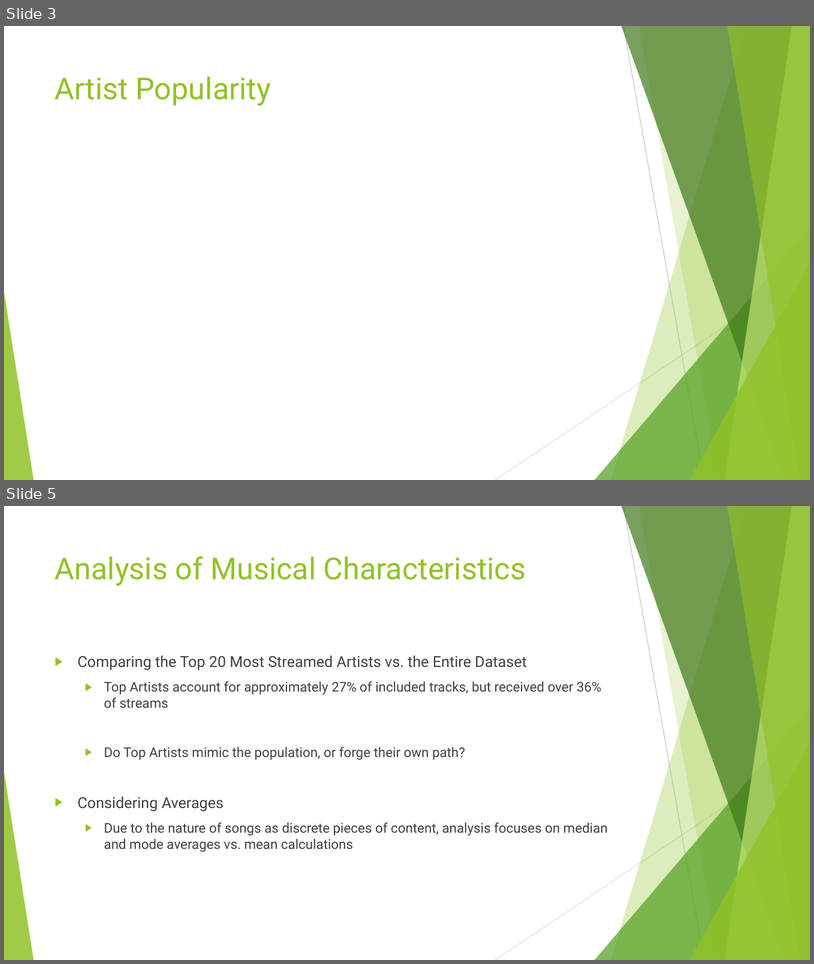
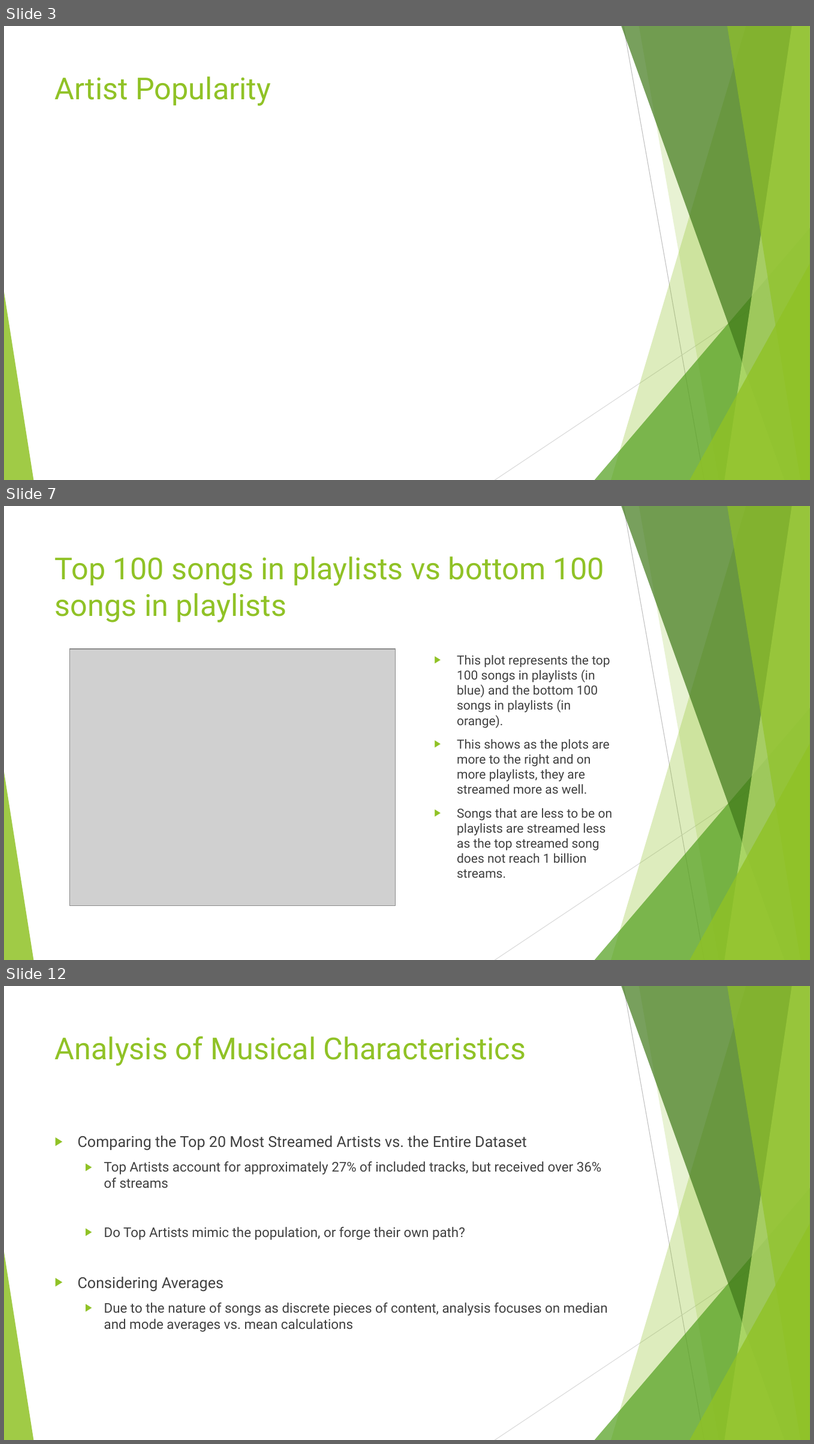
Before and after one commit to d6kramer/project-1-group-08, a slide deck: Project_1_Spotify_2023_Analysis.pptx. Shown one above the other, each under a label of ours: slides 3 and 5 before the commit, slides 3, 7 and 12 after it; the slides between them are not shown. The pictures are 814x964 and 814x1444 pixels, drawn with LibreOffice and Linux fonts; fonts in the diff are those of the drawing; grey boxes stand for pictures. Boxes give left, top, right and bottom in pixels: in the first picture for what was removed or moved away, otherwise in the second. Text is boxed around its words. In the diff, an @@ line names an element or a change of style, - is before the commit and + after.

```diff
--- a/Project_1_Spotify_2023_Analysis.pptx
+++ b/Project_1_Spotify_2023_Analysis.pptx
@@ slide 7 added at [4,506,810,960], background #FFFFFF; not listed: 10 template elements that a slide beside it also shows @@
@@ title added at [55,556,605,622], 36 pt, text #90C226 @@
+Top 100 songs in playlists vs bottom 100 songs in playlists
@@ picture added at [70,649,396,906] @@
@@ text added at [457,655,613,877], 15 pt, text #404040 @@
+▶ This plot represents the top 100 songs in playlists (in blue) and the bottom 100 songs in playlists (in orange).
+▶ This shows as the plots are more to the right and on more playlists, they are streamed more as well.
+▶ Songs that are less to be on playlists are streamed less as the top streamed song does not reach 1 billion streams.
@@ what was slide 5 is now slide 12 @@
```
Also in this commit, not shown: 1 slide changed, 6 other slides added, 2 other files.
